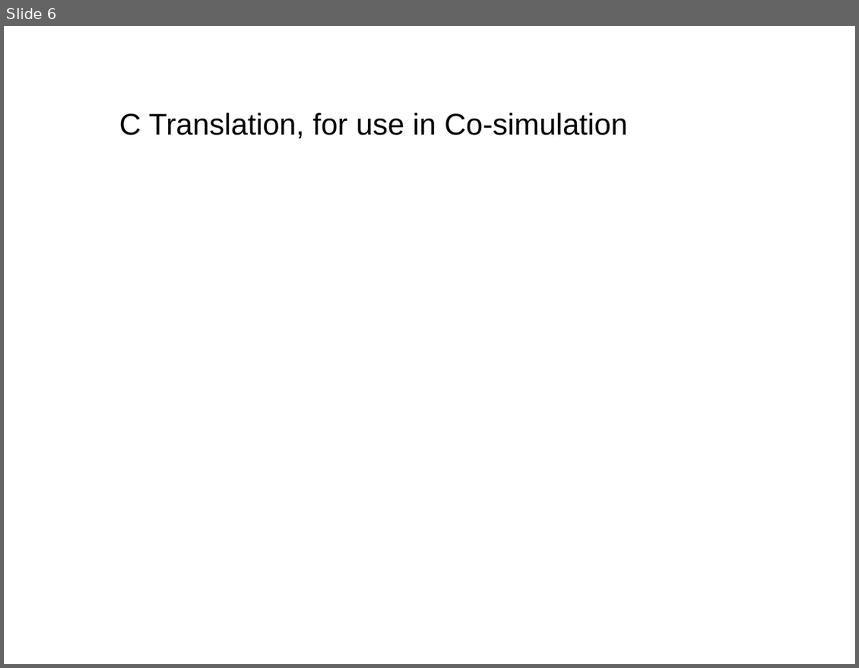
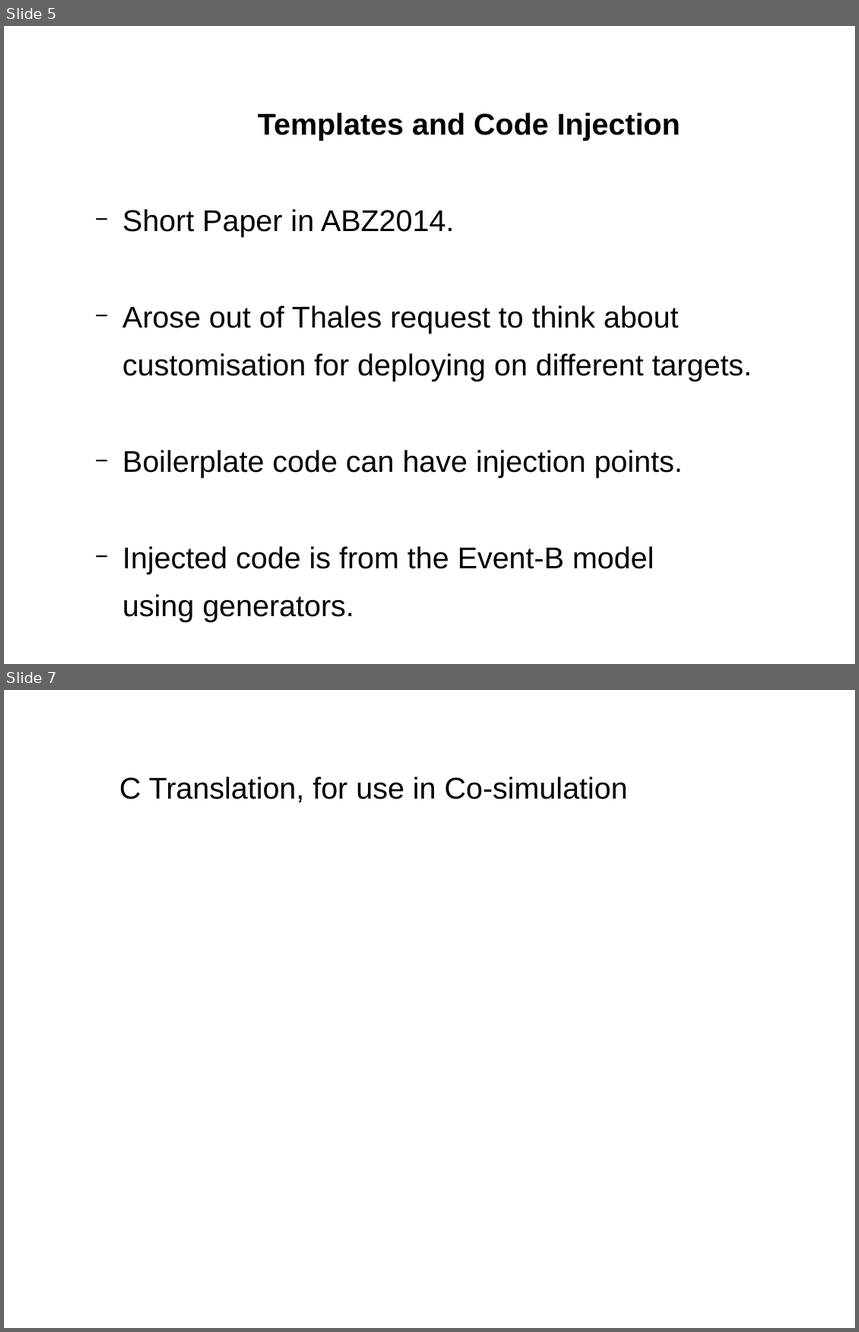
Before and after one commit to weetmuts/rodin-b-sharp-iUML_B_Utils, a slide deck: work/store/Writing/RUDW2014(accepted)/presentation/presentation.odp. Shown one above the other, each under a label of ours: slide 6 before the commit, slides 5 and 7 after it; the slides between them are not shown. The pictures are 859x668 and 859x1332 pixels, drawn with LibreOffice and Linux fonts; fonts in the diff are those of the drawing. Boxes give left, top, right and bottom in pixels: in the first picture for what was removed or moved away, otherwise in the second. Text is boxed around its words. In the diff, an @@ line names an element or a change of style, - is before the commit and + after.

```diff
--- a/work/store/Writing/RUDW2014(accepted)/presentation/presentation.odp
+++ b/work/store/Writing/RUDW2014(accepted)/presentation/presentation.odp
@@ slide 5 added at bbox=[4, 26, 855, 664], background #FFFFFF @@
@@ text added at bbox=[123, 113, 753, 623], 28 pt, text #000000 @@
+  Templates and Code Injection
+  − Short Paper in ABZ2014.
+  − Arose out of Thales request to think about
+  customisation for deploying on different targets.
+  − Boilerplate code can have injection points.
+  − Injected code is from the Event-B model
+  using generators.
@@ what was slide 6 is now slide 7 @@
```
Also in this commit, not shown: 4 slides changed, 2 other slides added, 2 slides removed, 4 other files.
